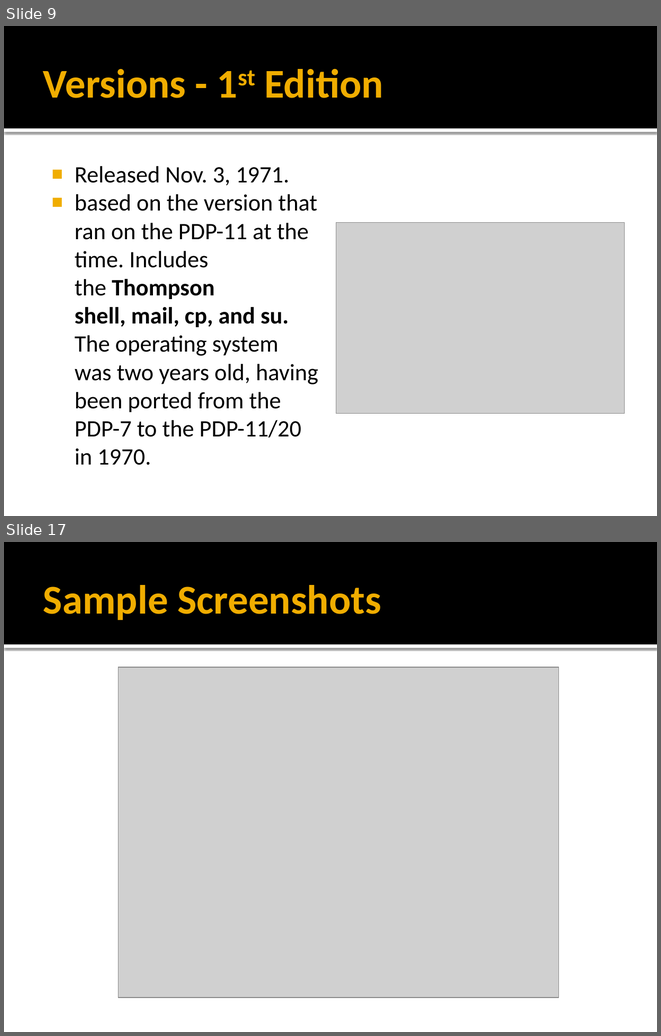
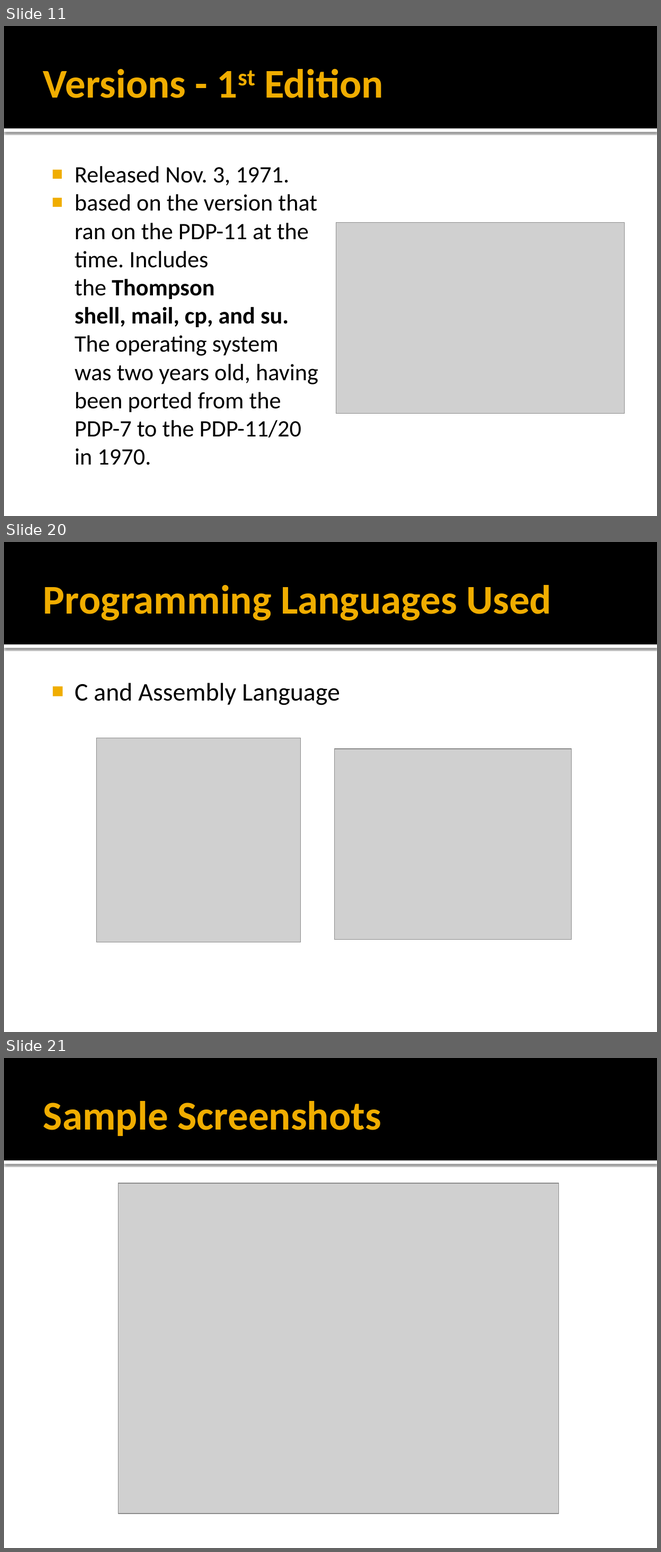
Before and after one commit to Z0ku/CS2202, a slide deck: Unix Operating System.pptx. Shown one above the other, each under a label of ours: slides 9 and 17 before the commit, slides 11, 20 and 21 after it; the slides between them are not shown. The pictures are 661x1036 and 661x1552 pixels, drawn with LibreOffice and Linux fonts; fonts in the diff are those of the drawing; grey boxes stand for pictures. Boxes give left, top, right and bottom in pixels: in the first picture for what was removed or moved away, otherwise in the second. Text is boxed around its words. In the diff, an @@ line names an element or a change of style, - is before the commit and + after.

```diff
--- a/Unix Operating System.pptx
+++ b/Unix Operating System.pptx
@@ slide 20 added at box(4, 542, 657, 1032), background #FFFFFF; not listed: 2 template elements that a slide beside it also shows @@
@@ title added at box(43, 585, 551, 620), 45 pt, text #F0AD00, bold @@
+Programming Languages Used
@@ text added at box(74, 682, 340, 705), 28 pt, text #000000 @@
+■ C and Assembly Language
@@ picture added at box(97, 738, 300, 942) @@
@@ picture added at box(334, 749, 572, 940) @@
@@ what was slide 9 is now slide 11 @@
@@ what was slide 17 is now slide 21 @@
```
Also in this commit, not shown: 9 slides changed, 2 other slides added, 1 other file.
